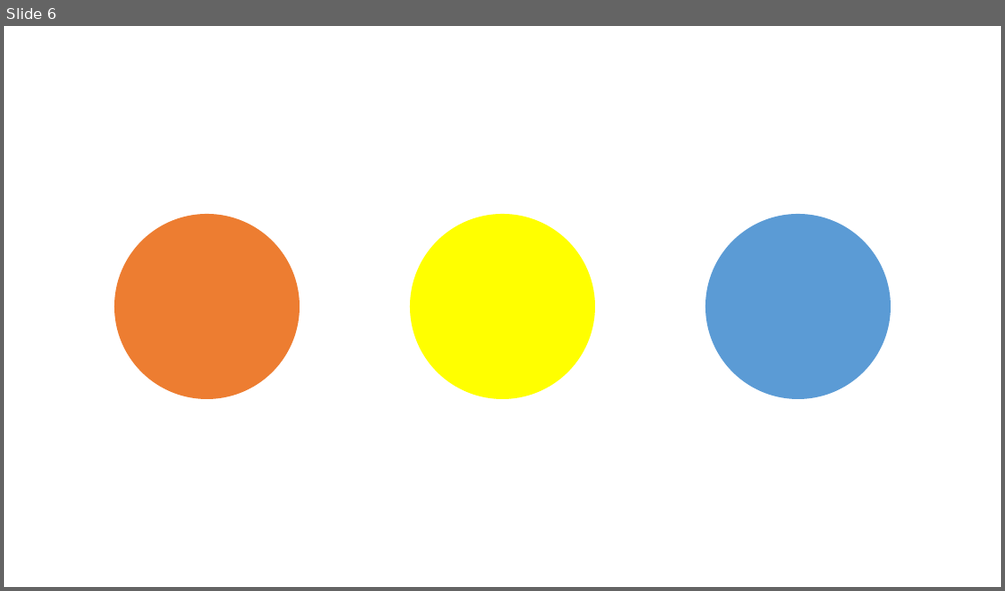
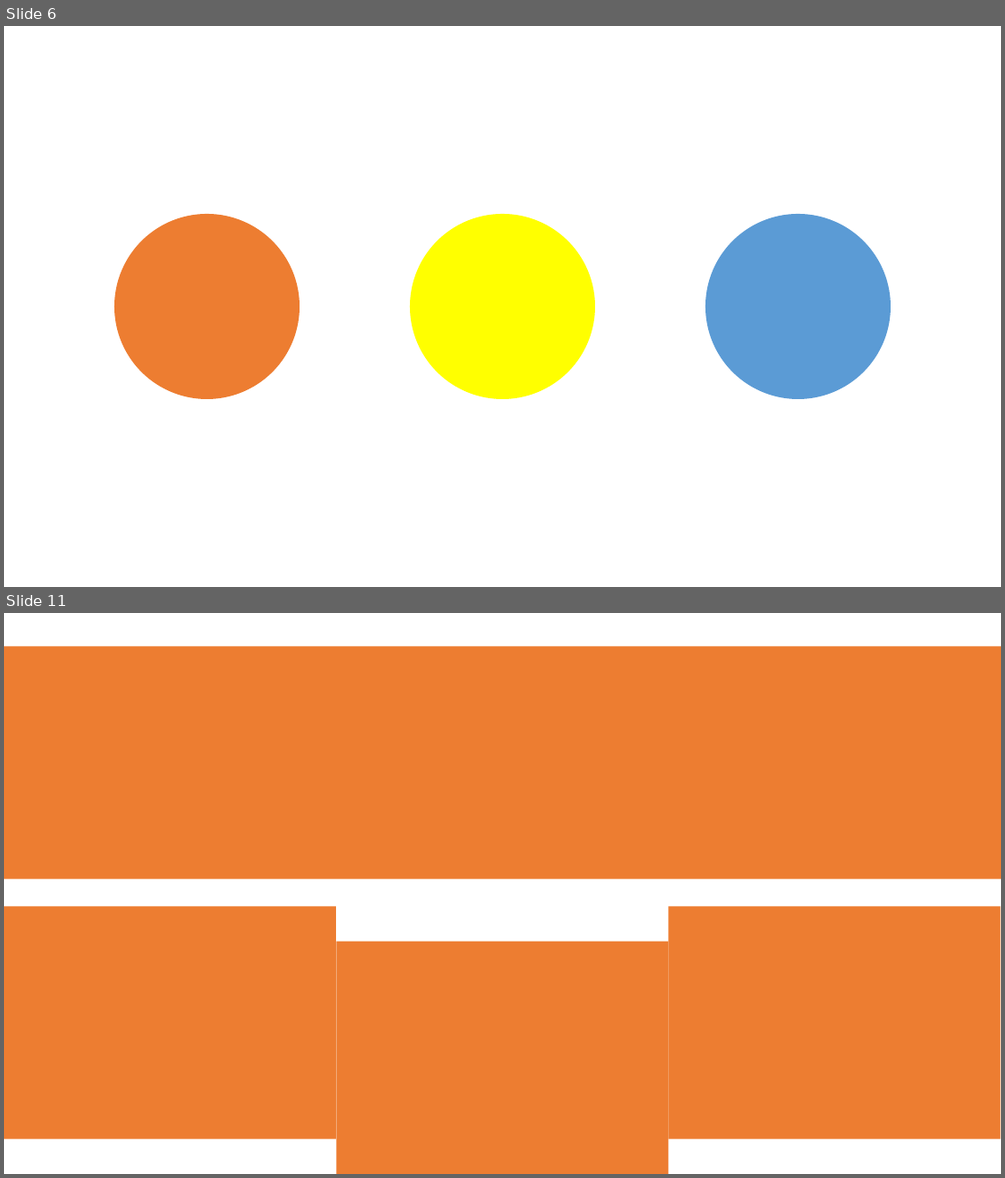
Before and after one commit to tranthanhbinh2603/PPTmasterclassV6_Powerpoint_from_A_to_Z, a slide deck: Section 3 - Slide Design (13 Functional Slides)/Learning.pptx. Shown one above the other, each under a label of ours: slide 6 before the commit, slides 6 and 11 after it; the slides between them are not shown. The pictures are 1005x591 and 1005x1178 pixels, drawn with LibreOffice and Linux fonts; fonts in the diff are those of the drawing. Boxes give left, top, right and bottom in pixels: in the first picture for what was removed or moved away, otherwise in the second. Text is boxed around its words. In the diff, an @@ line names an element or a change of style, - is before the commit and + after.

```diff
--- a/Section 3 - Slide Design (13 Functional Slides)/Learning.pptx
+++ b/Section 3 - Slide Design (13 Functional Slides)/Learning.pptx
@@ slide 11 added at (4,613,1001,1174), background #FFFFFF @@
@@ rectangle added at (4,646,1001,878), fill #ED7D31 @@
@@ rectangle added at (4,906,336,1139), fill #ED7D31 @@
@@ rectangle added at (669,906,1001,1139), fill #ED7D31 @@
@@ rectangle added at (337,941,669,1174), fill #ED7D31 @@
```
Also in this commit, not shown: 12 other slides added, 2 other files.
